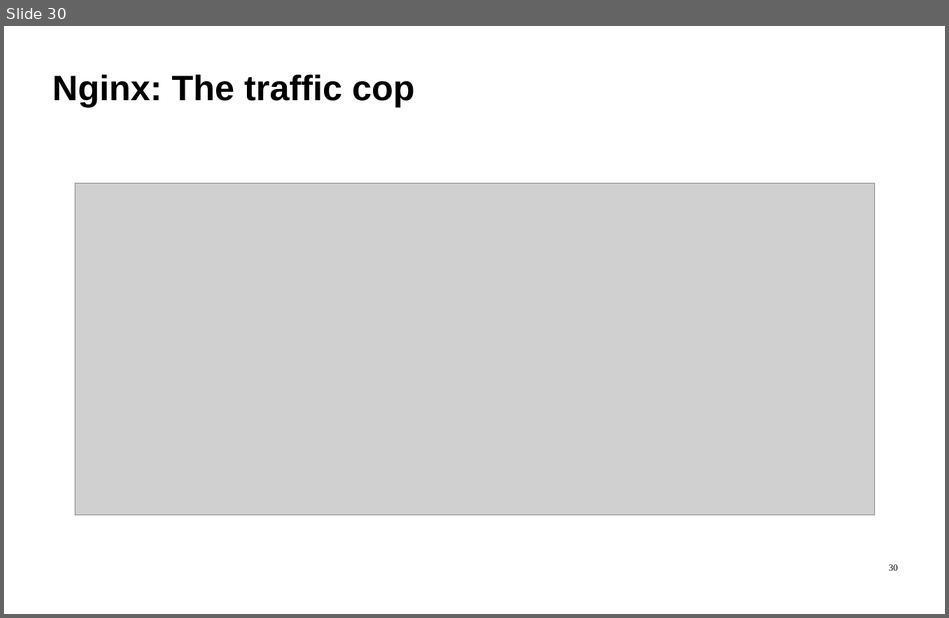
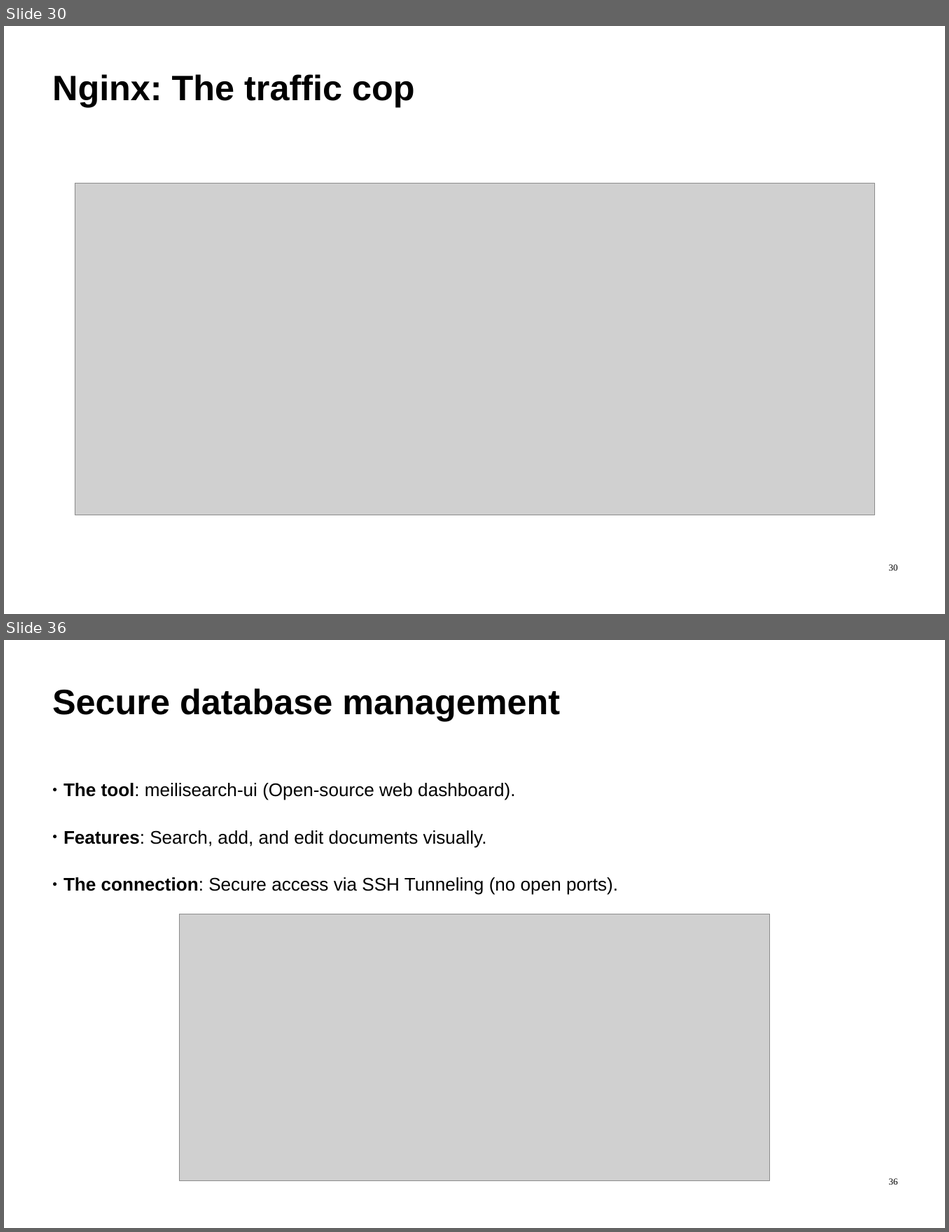
Before and after one commit to ImadSaddik/FullStackDeploymentHandbook, a slide deck: course-assets/slides/full_stack_deployment_guide.odp. Shown one above the other, each under a label of ours: slide 30 before the commit, slides 30 and 36 after it; the slides between them are not shown. The pictures are 949x618 and 949x1232 pixels, drawn with LibreOffice and Linux fonts; fonts in the diff are those of the drawing; grey boxes stand for pictures. Boxes give left, top, right and bottom in pixels: in the first picture for what was removed or moved away, otherwise in the second. Text is boxed around its words. In the diff, an @@ line names an element or a change of style, - is before the commit and + after.

```diff
--- a/course-assets/slides/full_stack_deployment_guide.odp
+++ b/course-assets/slides/full_stack_deployment_guide.odp
@@ slide 36 added at (4, 640, 945, 1228), background #FFFFFF @@
@@ text added at (52, 688, 560, 721), 54 pt, text #000000, bold @@
+Secure database management
@@ text added at (63, 783, 618, 895), 28 pt, text #000000 @@
+● The tool: meilisearch-ui (Open-source web dashboard).
+● Features: Search, add, and edit documents visually.
+● The connection: Secure access via SSH Tunneling (no open ports).
@@ picture added at (180, 914, 770, 1181) @@
@@ page number added at (889, 1178, 898, 1185), 14 pt, text #000000 @@
+36
```
Also in this commit, not shown: 5 other slides added, 1 other file.
